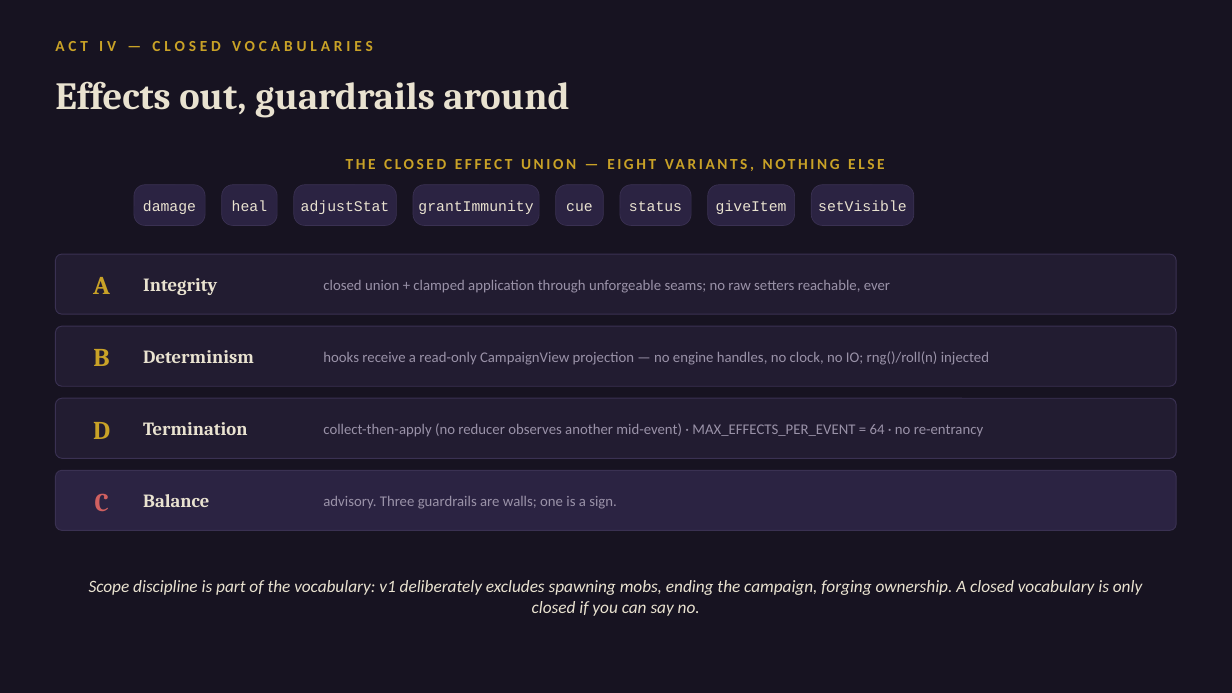
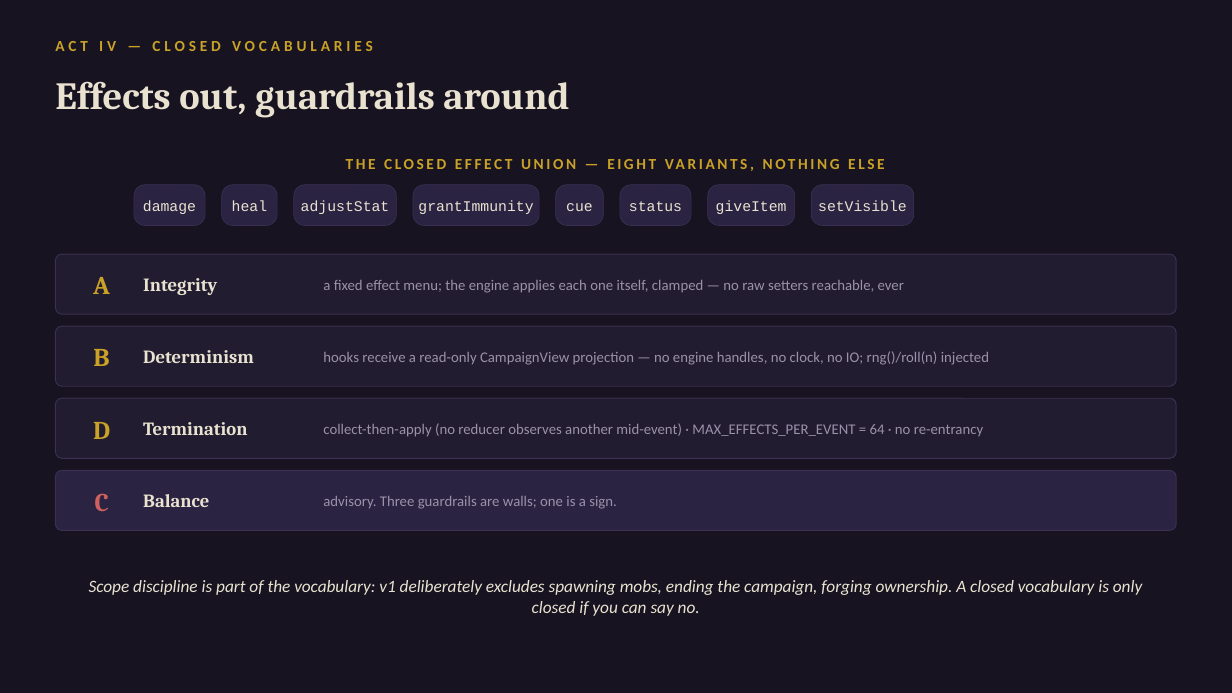
Before and after one commit to daniel0mullins/WickedWays, a slide deck: slide 11 of docs/talks/decks/04-deep-dive.pptx. Drawn at 1232x693 pixels with LibreOffice and Linux fonts; fonts in the diff are those of the drawing. Boxes give left, top, right and bottom in pixels: in the first picture for what was removed or moved away, otherwise in the second. Text is boxed around its words. In the diff, an @@ line names an element or a change of style, - is before the commit and + after.

```diff
--- a/docs/talks/decks/04-deep-dive.pptx
+++ b/docs/talks/decks/04-deep-dive.pptx
@@ text at (x1=323, y1=280, x2=904, y2=293): text changed @@
-closed union + clamped application through unforgeable seams; no raw setters reachable, ever
+a fixed effect menu; the engine applies each one itself, clamped — no raw setters reachable, ever
```
Also in this commit, not shown: 9 other slides changed, 7 other files.
